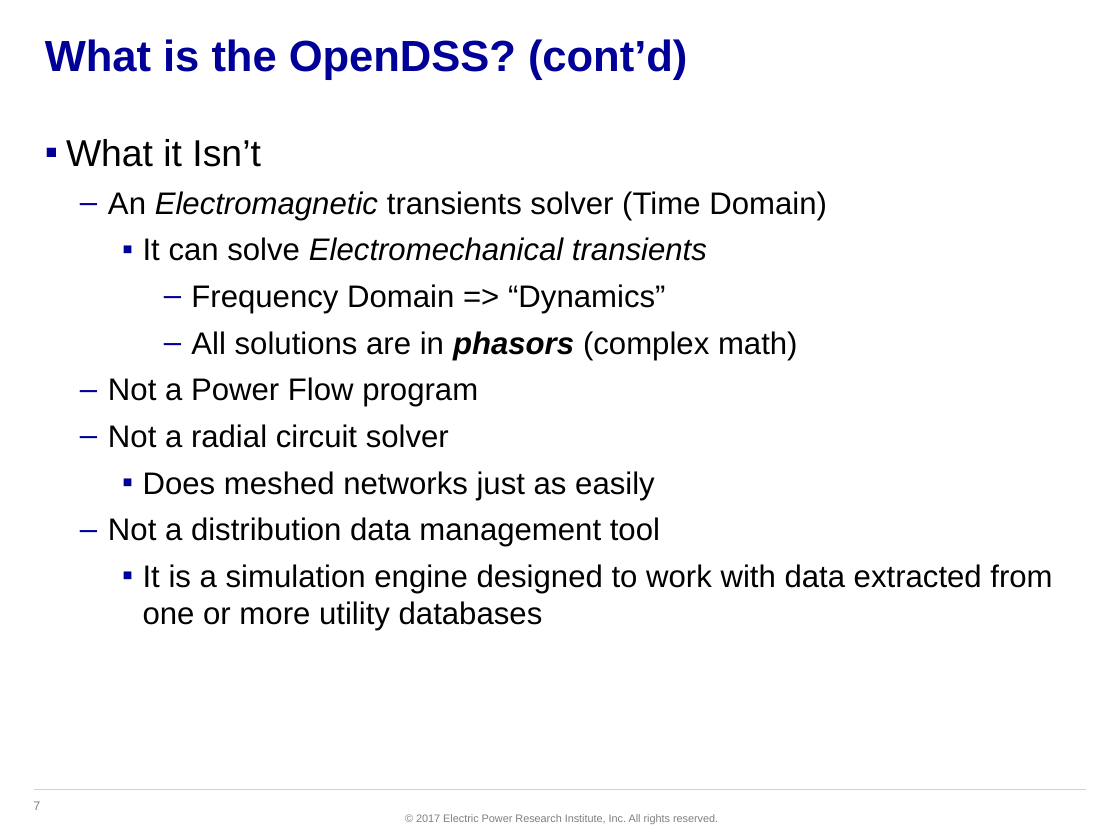
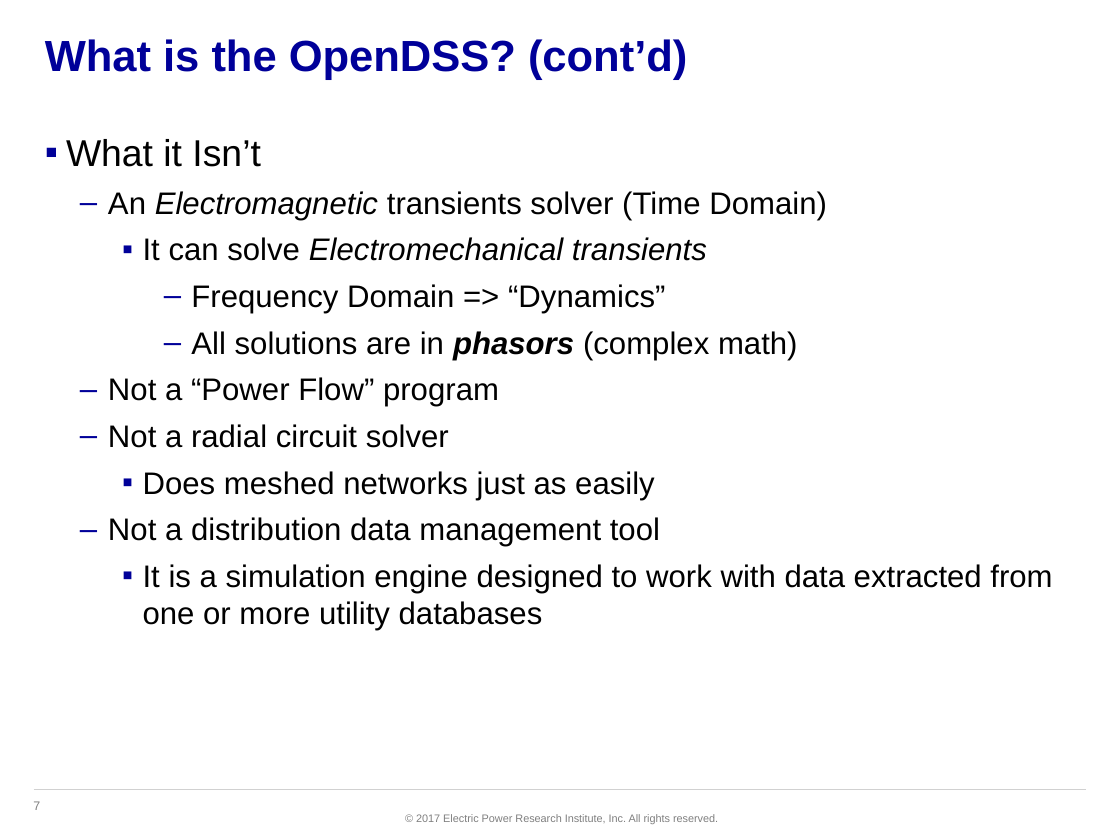
Before and after one commit to dss-extensions/opendss-svn-mirror, a slide deck: slide 7 of trunk/Training/GAPQ2017/PPT/2 Introduction to OpenDSS.pptx. Drawn at 1120x840 pixels with LibreOffice and Linux fonts; fonts in the diff are those of the drawing; background and template pictures are left out. Boxes give left, top, right and bottom in pixels: in the first picture for what was removed or moved away, otherwise in the second. Text is boxed around its words. In the diff, an @@ line names an element or a change of style, - is before the commit and + after.

```diff
--- a/trunk/Training/GAPQ2017/PPT/2 Introduction to OpenDSS.pptx
+++ b/trunk/Training/GAPQ2017/PPT/2 Introduction to OpenDSS.pptx
@@ text at (x1=108, y1=377, x2=499, y2=407): text changed @@
-  – Not a Power Flow program
+  – Not a “Power Flow” program
```
Also in this commit, not shown: 1 other file.
